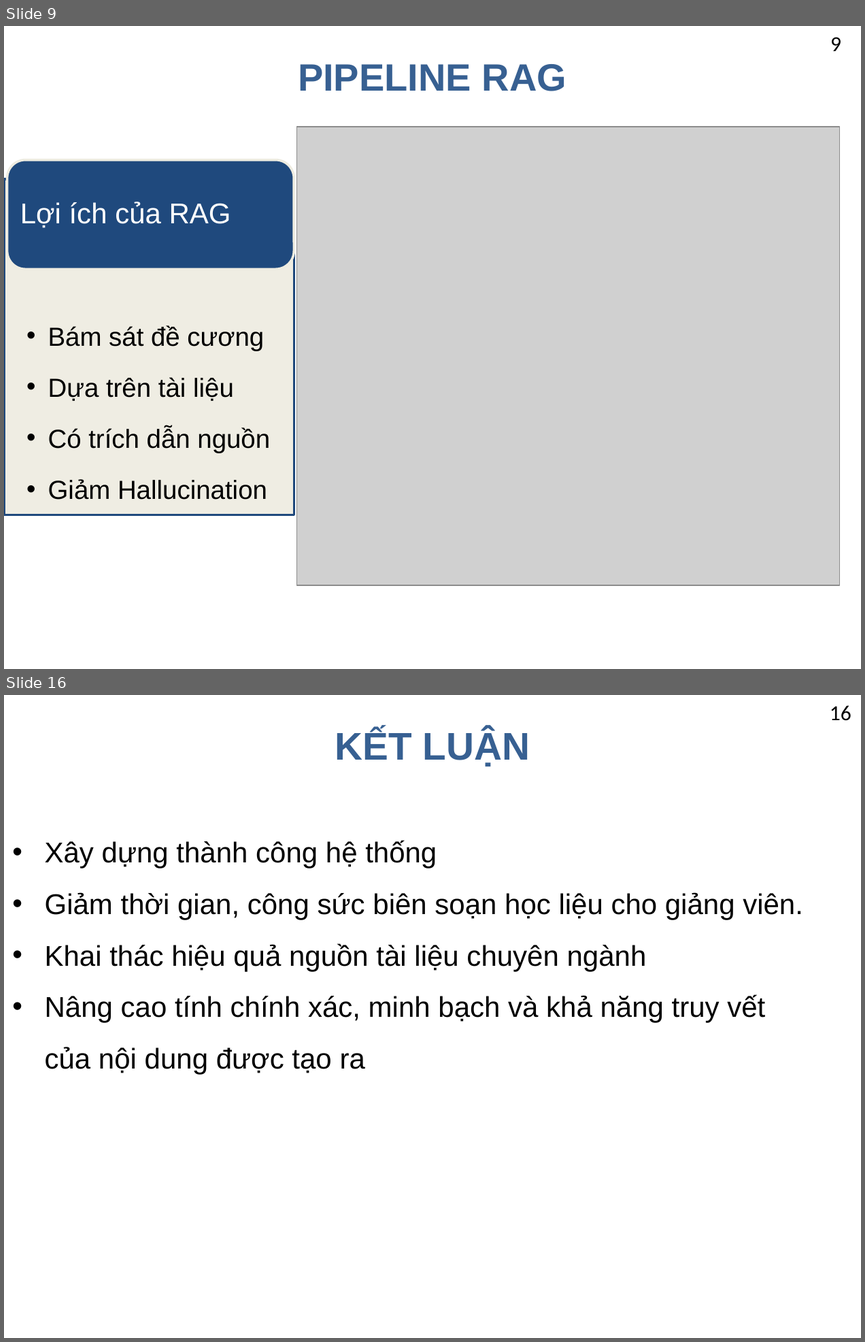
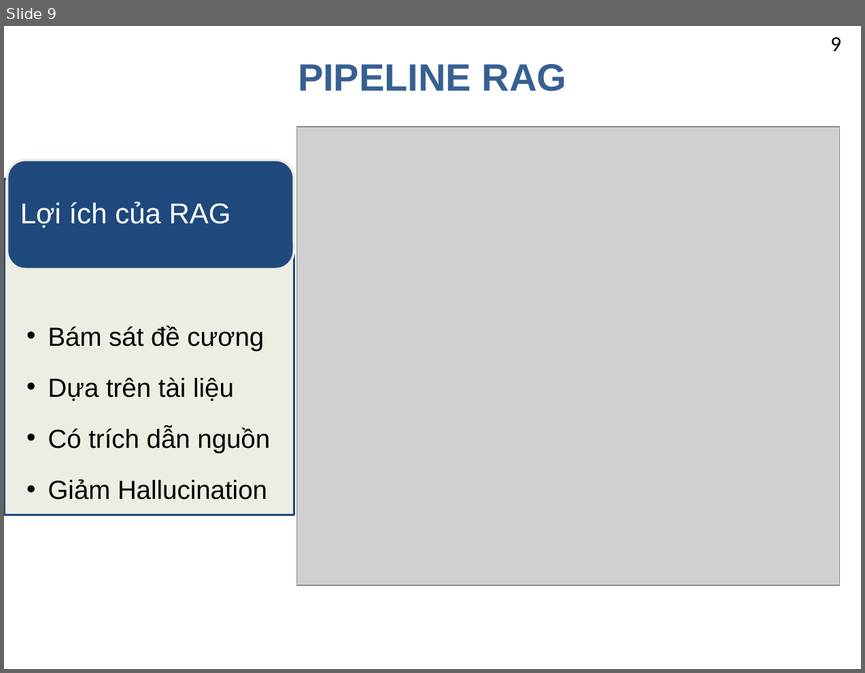
Before and after one commit to nguyentruongvu2/tn-nguyentruongvu-taohoclieu-rag, a slide deck: docs/PPT_RAG_Tao_tai_lieu_giang_day.pptx. Shown one above the other, each under a label of ours: slides 9 and 16 before the commit, slide 9 after it; the slides between them are not shown. The pictures are 865x1342 and 865x673 pixels, drawn with LibreOffice and Linux fonts; fonts in the diff are those of the drawing; grey boxes stand for pictures; background and template pictures are left out. Boxes give left, top, right and bottom in pixels: in the first picture for what was removed or moved away, otherwise in the second. Text is boxed around its words. In the diff, an @@ line names an element or a change of style, - is before the commit and + after.

```diff
--- a/docs/PPT_RAG_Tao_tai_lieu_giang_day.pptx
+++ b/docs/PPT_RAG_Tao_tai_lieu_giang_day.pptx
@@ slide 16 removed at (4,695,861,1338), background #FFFFFF @@
@@ text removed at (830,705,851,721) @@
-16
@@ title removed at (335,729,530,766) @@
-KẾT LUẬN
@@ text removed at (45,840,803,1074) @@
-• Xây dựng thành công hệ thống
-• Giảm thời gian, công sức biên soạn học liệu cho giảng viên.
-• Khai thác hiệu quả nguồn tài liệu chuyên ngành
-• Nâng cao tính chính xác, minh bạch và khả năng truy vết của nội dung được tạo ra
```
Also in this commit, not shown: 10 slides changed, 2 slides added, 3 other slides removed, 30 other files.
